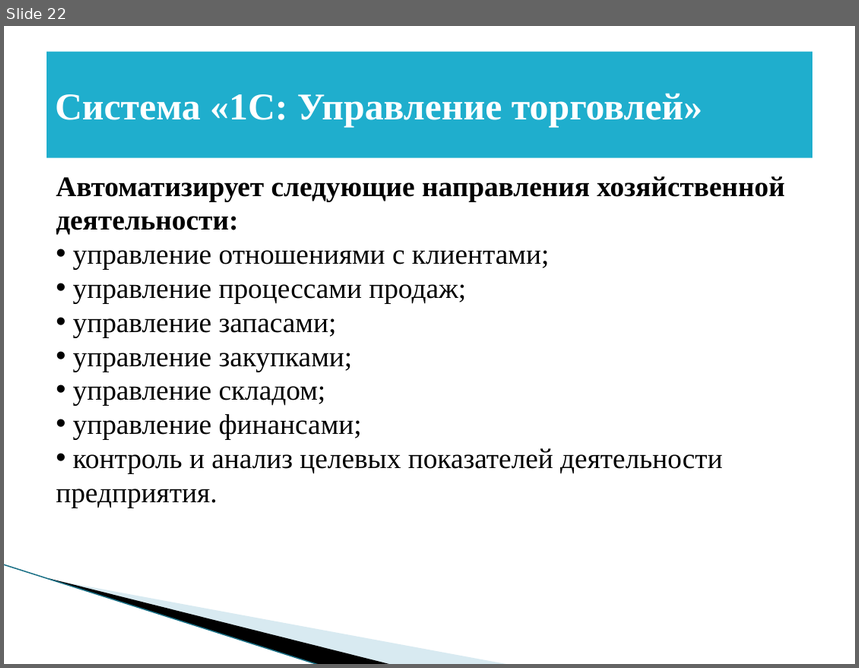
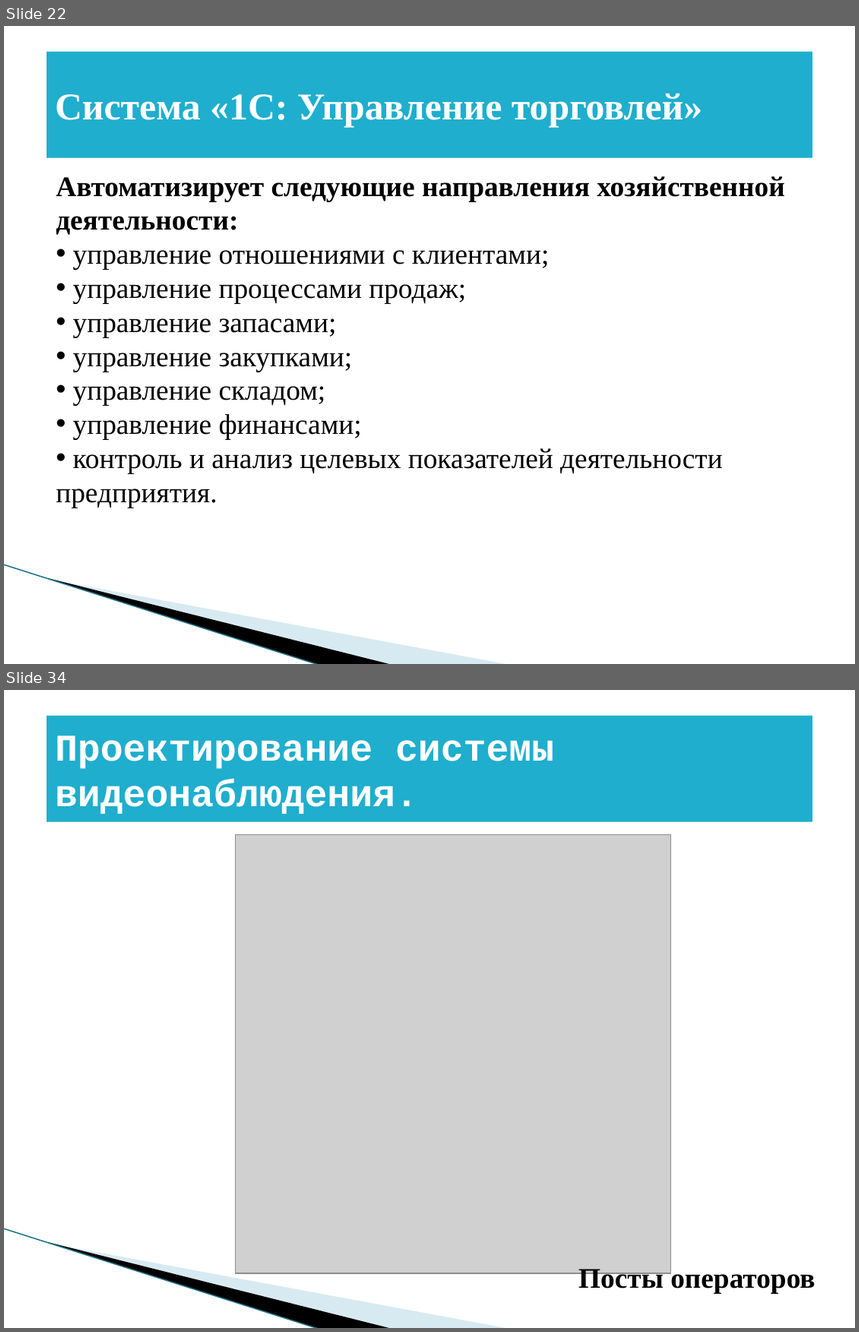
Before and after one commit to BadMax-Kirov/VKR, a slide deck: Выпускная квалификационная работа.pptx. Shown one above the other, each under a label of ours: slide 22 before the commit, slides 22 and 34 after it; the slides between them are not shown. The pictures are 859x668 and 859x1332 pixels, drawn with LibreOffice and Linux fonts; fonts in the diff are those of the drawing; grey boxes stand for pictures; background and template pictures are left out. Boxes give left, top, right and bottom in pixels: in the first picture for what was removed or moved away, otherwise in the second. Text is boxed around its words. In the diff, an @@ line names an element or a change of style, - is before the commit and + after.

```diff
--- a/Выпускная квалификационная работа.pptx
+++ b/Выпускная квалификационная работа.pptx
@@ slide 34 added at [4,690,855,1328], background #FFFFFF; not listed: 3 template elements that a slide beside it also shows @@
@@ title added at [47,716,813,822], fill #1FAECD, 32 pt, text #FFFFFF, bold @@
+Проектирование системы видеонаблюдения.
@@ picture added at [236,834,671,1274] @@
@@ text added at [579,1266,815,1293], 24 pt, text #000000, bold @@
+Посты операторов
```
Also in this commit, not shown: 1 slide changed, 11 other slides added, 1 other file.
